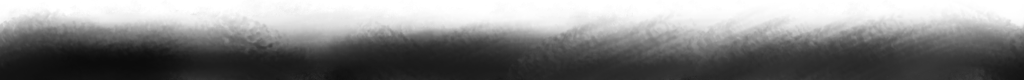
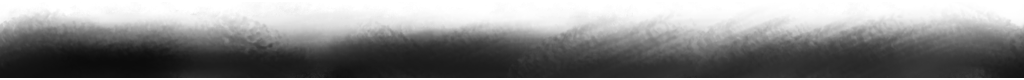
Before/after of a 1024x80 layered artwork. What changed in the layer stack:
painted on "Capa de pintura 2" over left=0, top=0, right=1024, bottom=80
